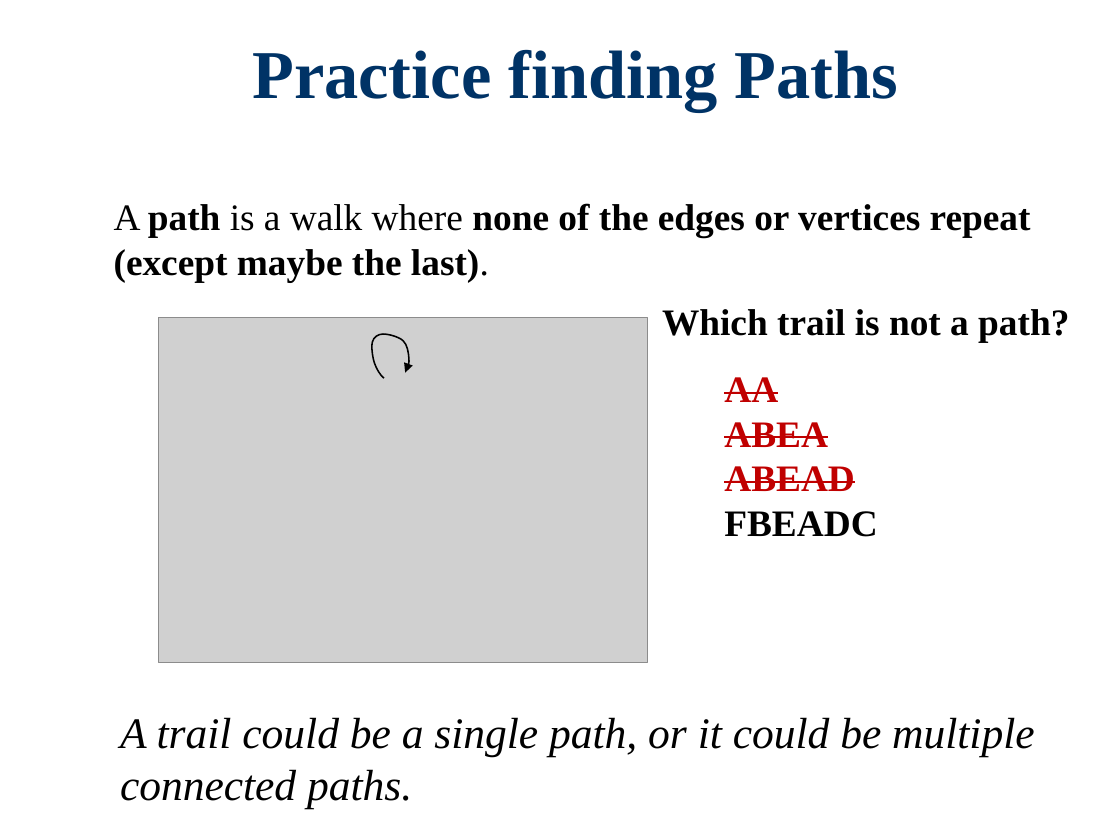
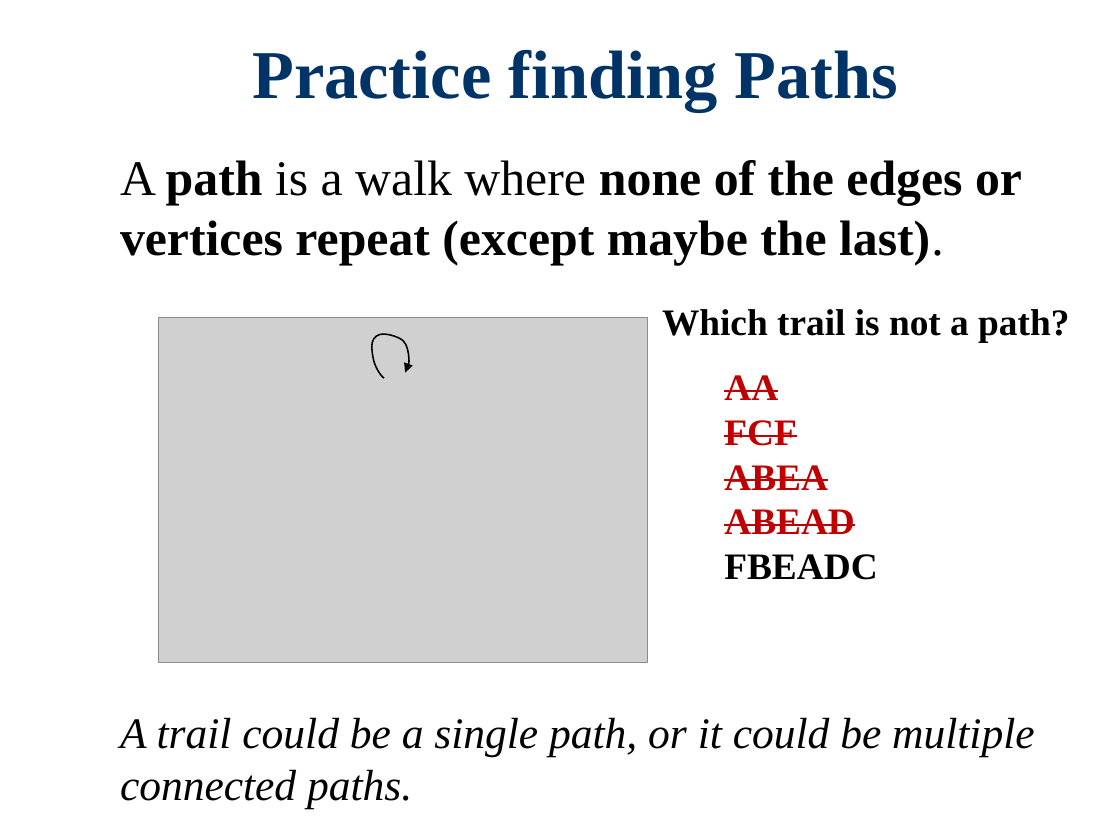
Before and after one commit to Cy-FairCS/cs3, a slide deck: slide 39 of u09a_graphTheory/notes/0 Graph Theory Terminology/Graph Theory Terms.pptx (slide 29 before the commit). Drawn at 1120x840 pixels with LibreOffice and Linux fonts; fonts in the diff are those of the drawing; grey boxes stand for pictures; background and template pictures are left out. Boxes give left, top, right and bottom in pixels: in the first picture for what was removed or moved away, otherwise in the second. Text is boxed around its words. In the diff, an @@ line names an element or a change of style, - is before the commit and + after.

```diff
--- a/u09a_graphTheory/notes/0 Graph Theory Terminology/Graph Theory Terms.pptx
+++ b/u09a_graphTheory/notes/0 Graph Theory Terminology/Graph Theory Terms.pptx
@@ text "A path is a walk ...": place and size @@
-text "A path is a walk ..." at [114, 203, 1031, 282]
+text "A path is a walk ..." at [120, 160, 1022, 265]
@@ text "A path is a walk ..." at [120, 160, 1022, 265]: size 24 to 32 pt @@
@@ text at [724, 554, 877, 580]: paragraph added @@
+FCF
@@ text at [724, 420, 797, 446]: paragraph added @@
+FCF
```
Also in this commit, not shown: 12 other slides changed, 6 slides added.
